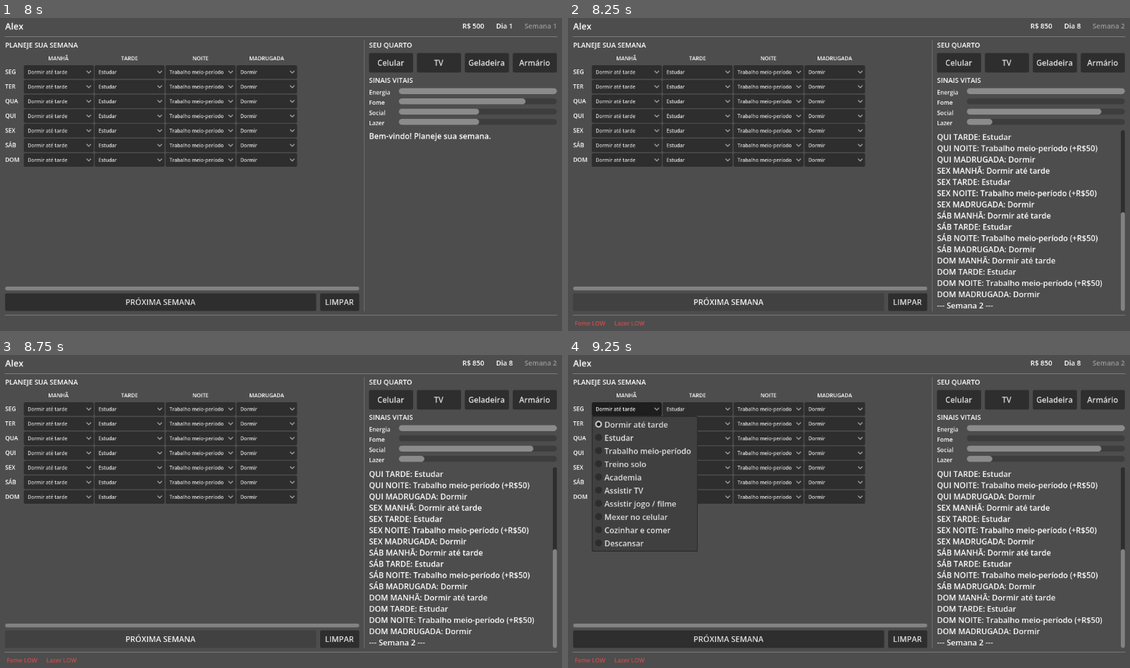
Above: before the commit, frames 1-4 (two rows, left to right).
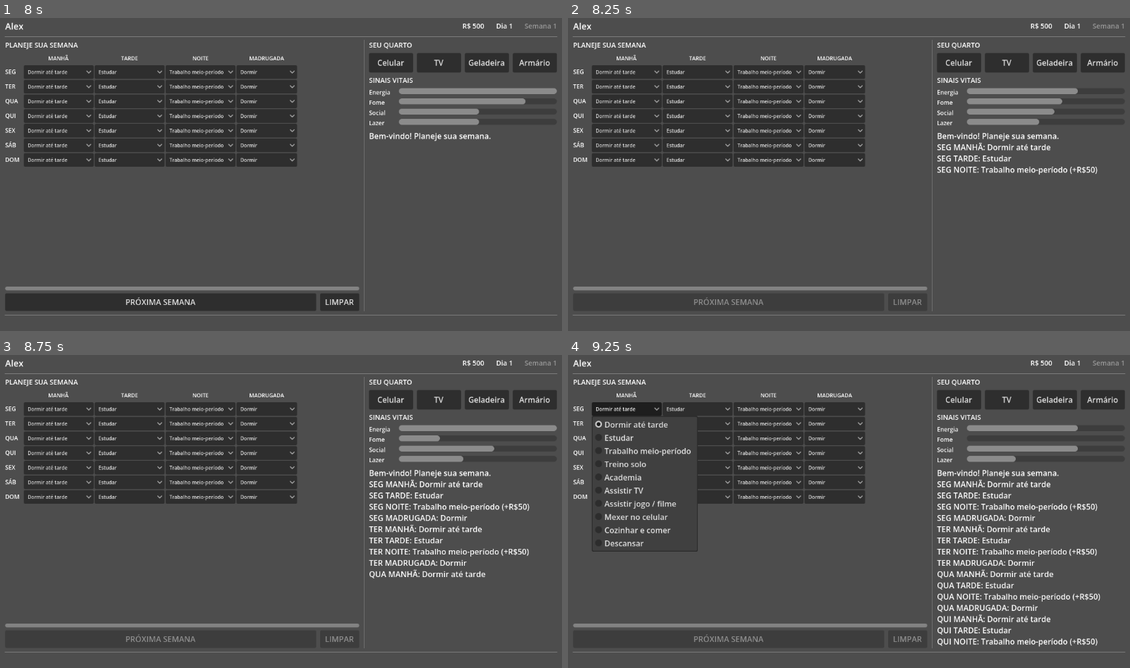
Above: after the commit, the same moments.

Repository: Slaxis/FlagFootballManager
Game: Godot game, scene res://engine/game/game.tscn
Same seed, same stepped clock (60 frames per second), same inputs: the game is played once before the commit and once after it.
Inputs (mouse positions are in pixels of both pictures, inside the frame that each line leads up to):
- Up to frame 1 (8 s): click "INICIAR" at 0.5 s; click (281, 168) at 1.25 s; click "OK" at 2 s; click (488, 36) at 2.77 s; type "Alex" at 2.85 s; click "JOGADOR" at 3.5 s; click "M" at 4.25 s; click "F" at 5 s; click "·" at 5.75 s; click "INICIAR" at 6.5 s; click "PULAR" at 7.25 s
- Up to frame 2 (8.25 s): click "PRÓXIMA SEMANA" at 8 s
- Up to frame 3 (8.75 s): no input
- Up to frame 4 (9.25 s): click "Dormir até tarde" at 8.75 s

Frame 1 is identical in both runs. In frame 2, 5.2% of the frame differs, in the area x 1-100%, y 1-99%; in frame 3, 5.2%; in frame 4, 5.8%.

Commit message:
feat: progressive week resolution with timer between slots
Log entries appear one at a time (70ms delay) during week resolution,
vitals update progressively. Buttons disabled while resolving.

Co-Authored-By: Claude Opus 4.6 (1M context) <noreply@anthropic.com>

Diff:
--- a/game/modules/brasil_2026/ui/player_home/player_home.gd
+++ b/game/modules/brasil_2026/ui/player_home/player_home.gd
@@ -216,7 +216,19 @@
 
 # --- Week resolution ---
 
+const SLOT_DELAY: float = 0.07
+
+var _resolving: bool = false
+
 func _on_next_week() -> void:
+	if _resolving:
+		return
+	_resolving = true
+	btn_next_week.disabled = true
+	btn_clear.disabled = true
+	_resolve_week()
+
+func _resolve_week() -> void:
 	var vitals: Dictionary = The.session.get("vitals", {}).duplicate()
 	var money: int = int(The.session.get("money", 0))
 
@@ -250,6 +262,13 @@
 
 			_log(day_text + " " + I18n.text(SLOT_LABELS[slot_id]) + ": " + act_name + money_str)
 
+			# Update vitals progressively
+			The.session["vitals"] = vitals
+			The.session["money"] = money
+			_update_vitals()
+
+			await get_tree().create_timer(SLOT_DELAY).timeout
+
 	# Debuffs
 	_effects.clear()
 	for vid: String in vitals:
@@ -267,6 +286,10 @@
 	_update_vitals()
 	_update_effects()
 	_log("--- " + I18n.text(T_WEEK) + " " + str(The.session["week"]) + " ---")
+
+	_resolving = false
+	btn_next_week.disabled = false
+	btn_clear.disabled = false
 
 func _update_effects() -> void:
 	for child: Node in effects_bar.get_children():
